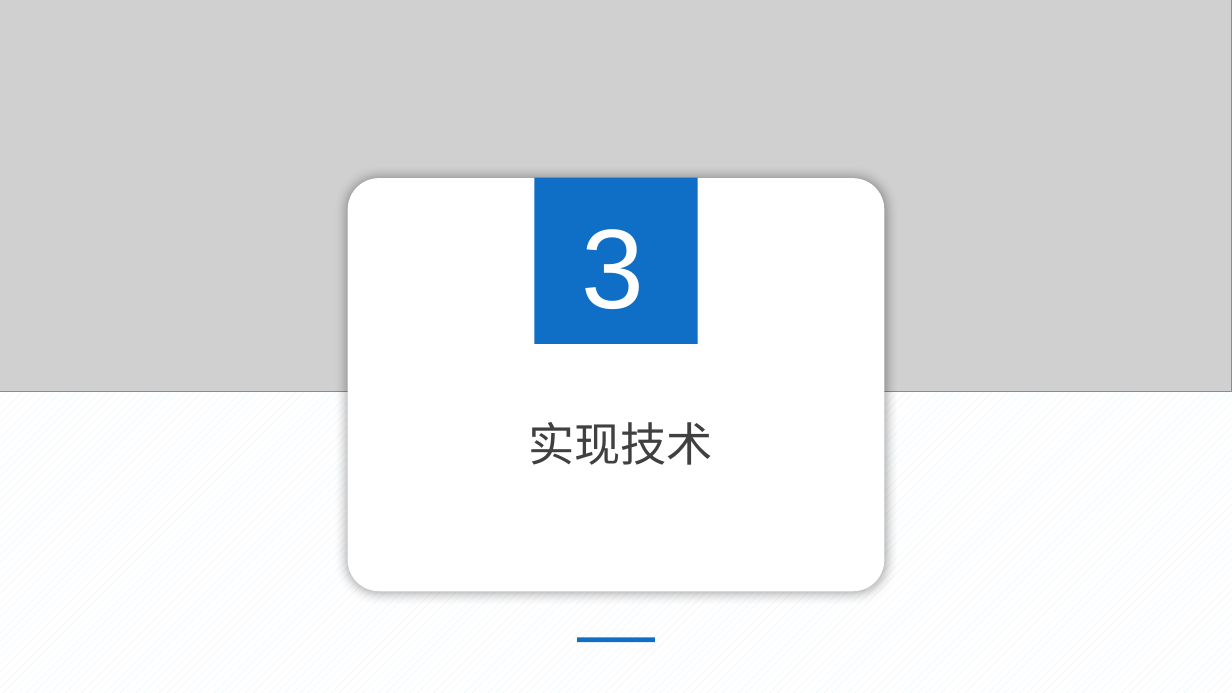
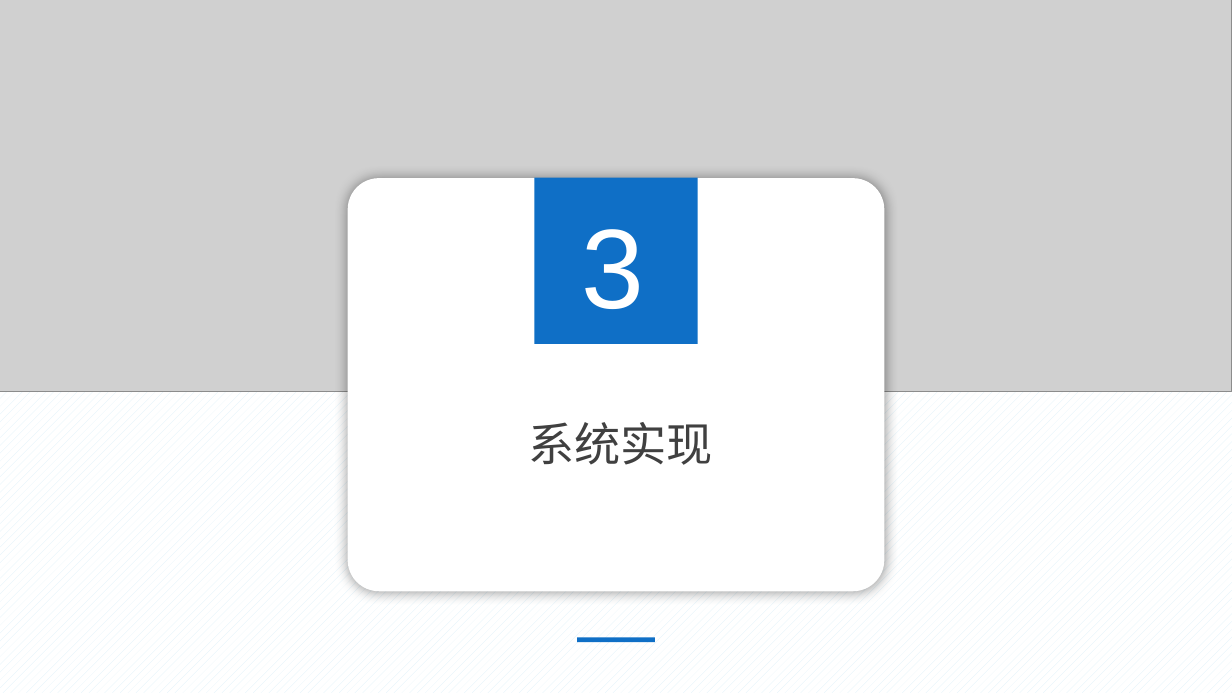
Before and after one commit to wenwudeng/MyDocument, a slide deck: slide 8 of 开题报告/宠物生活开题报告_邓文武_v1.0.pptx. Drawn at 1232x693 pixels with LibreOffice and Linux fonts; fonts in the diff are those of the drawing; grey boxes stand for pictures. Boxes give left, top, right and bottom in pixels: in the first picture for what was removed or moved away, otherwise in the second. Text is boxed around its words. In the diff, an @@ line names an element or a change of style, - is before the commit and + after.

```diff
--- a/开题报告/宠物生活开题报告_邓文武_v1.0.pptx
+++ b/开题报告/宠物生活开题报告_邓文武_v1.0.pptx
@@ text at [528,422,713,465]: text changed @@
-实现技术
+系统实现
```
Also in this commit, not shown: 4 other slides changed, 6 other files.
